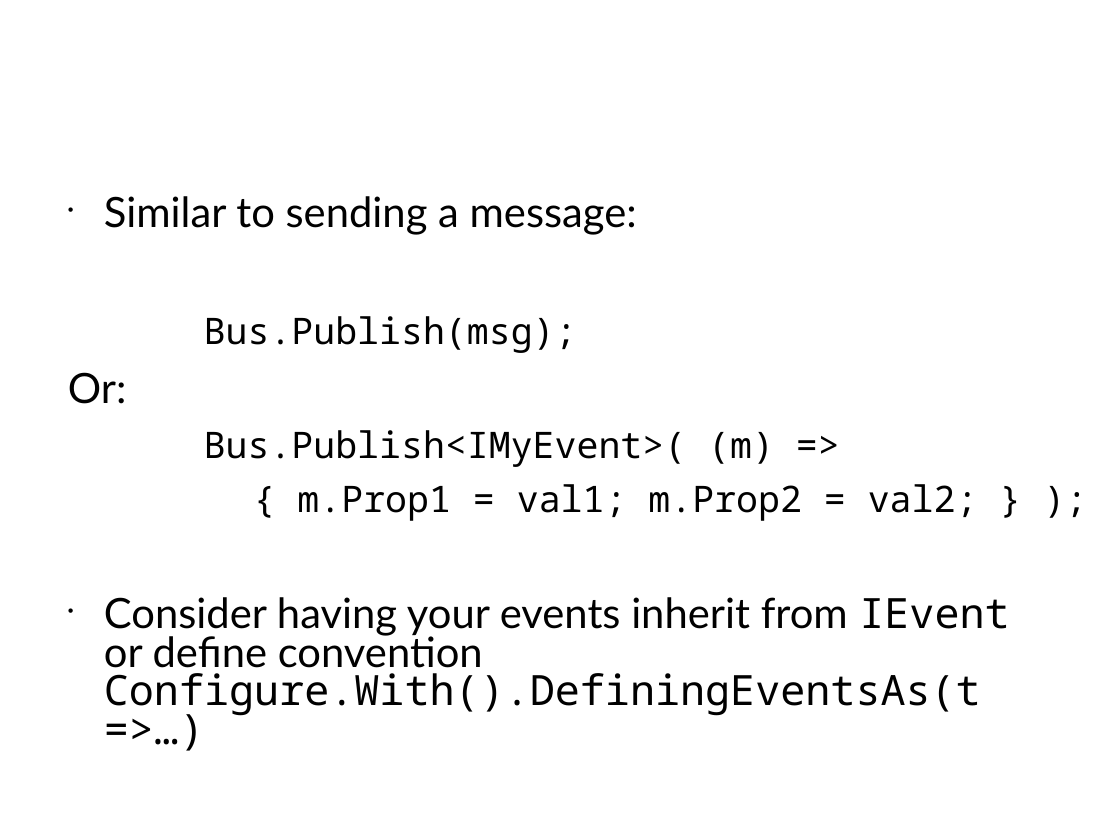
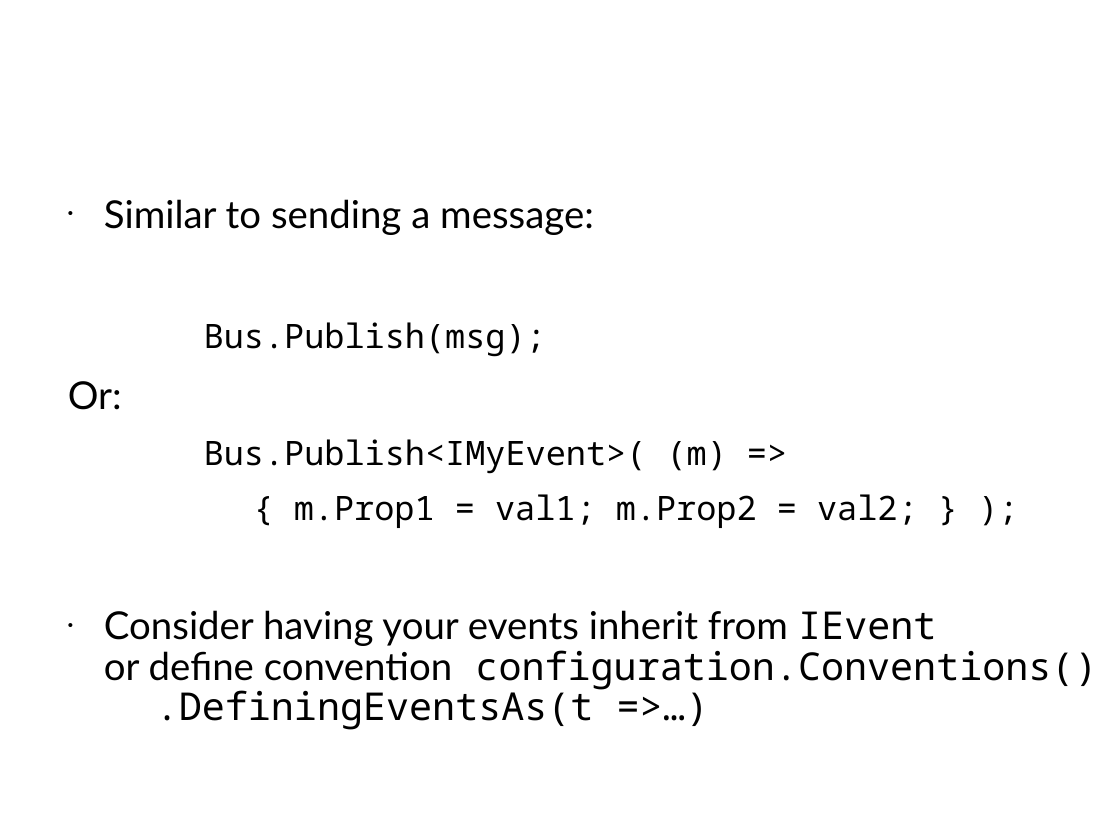
Before and after one commit to Particular/Course.Slides, a slide deck: slide 143 of EnterpriseDevelopmentWithNServiceBus.pptx (slide 145 before the commit). Drawn at 1120x840 pixels with LibreOffice and Linux fonts; fonts in the diff are those of the drawing; background and template pictures are left out. Boxes give left, top, right and bottom in pixels: in the first picture for what was removed or moved away, otherwise in the second. Text is boxed around its words. In the diff, an @@ line names an element or a change of style, - is before the commit and + after.

```diff
--- a/EnterpriseDevelopmentWithNServiceBus.pptx
+++ b/EnterpriseDevelopmentWithNServiceBus.pptx
@@ text at [68,199,918,528]: size 29.6 to 27.2 pt in "Similar to sending a message:", "Or:"; size 25.9 to 23.8 pt in "Bus.Publish(msg);", "Bus.Publish<IMyEvent>( (m) =>", "{ m.Prop1 = val1; m.Prop2 = val2; ..."; line spacing 0.77 to 0.87 @@
@@ text at [104,610,1097,730]: text changed; size 29.6 to 27.2 pt; font Lato to Noto Sans Mono @@
-• Consider having your events inherit from IEvent
-  or define convention Configure.With().DefiningEventsAs(t =>…)
+• Consider having your events inherit from IEvent
+  or define convention configuration.Conventions()
+  .DefiningEventsAs(t =>…)
```
Also in this commit, not shown: 11 other slides changed, 2 slides removed, 1 other file.
